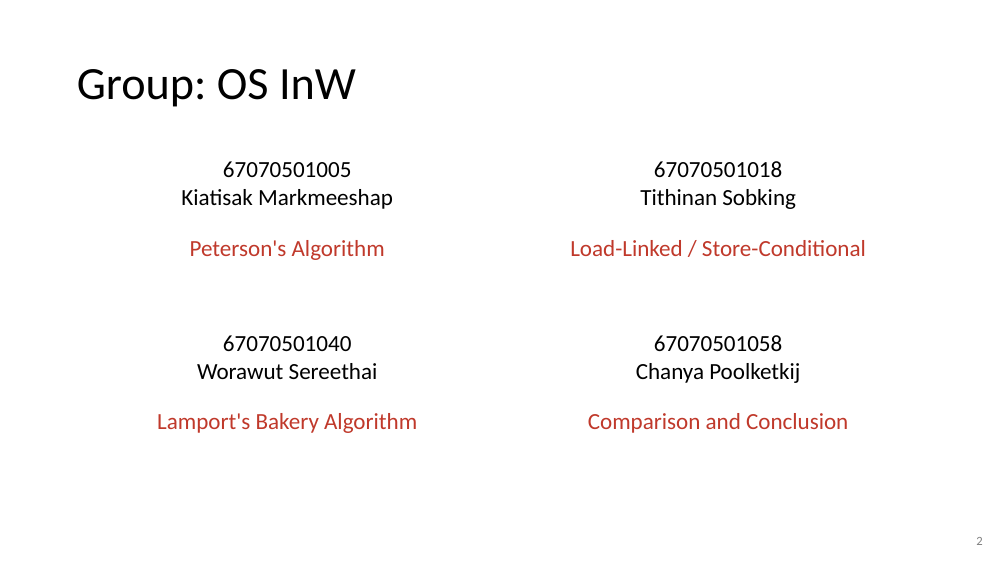
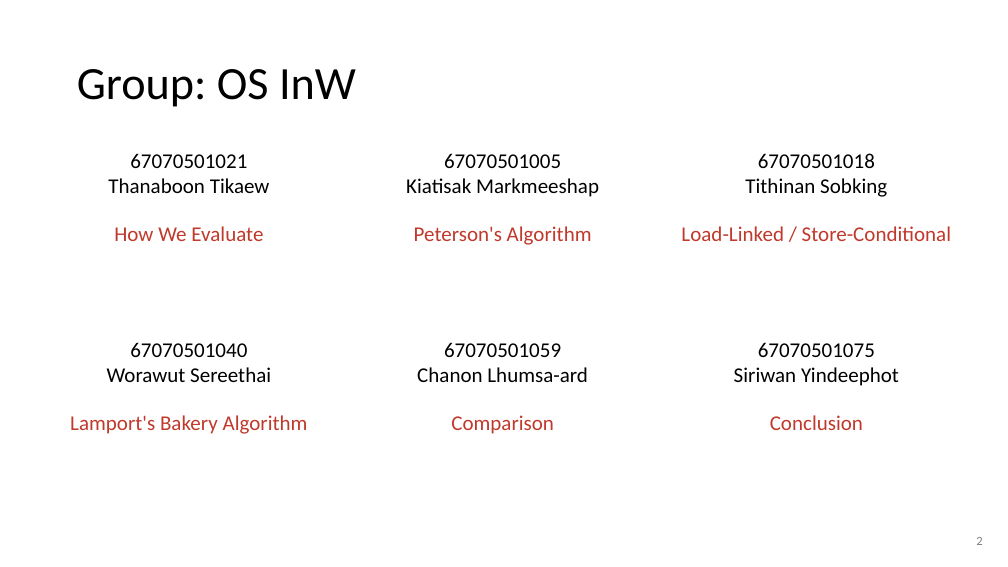
Before and after one commit to Kiatisakk/CPE333-OS, a slide deck: slide 2 of PS08/slides/PS08.pptx. Drawn at 1008x567 pixels with LibreOffice and Linux fonts; fonts in the diff are those of the drawing. Boxes give left, top, right and bottom in pixels: in the first picture for what was removed or moved away, otherwise in the second. Text is boxed around its words. In the diff, an @@ line names an element or a change of style, - is before the commit and + after.

```diff
--- a/PS08/slides/PS08.pptx
+++ b/PS08/slides/PS08.pptx
@@ size 22 to 20 pt in 3 elements at <box>681,153,951,241</box>, <box>70,342,308,434</box>, <box>406,153,599,245</box> @@
@@ text "67070501005": place and size @@
-text "67070501005" at <box>181,161,393,260</box>
+text "67070501005" at <box>406,153,599,245</box>
@@ text "67070501018": place and size @@
-text "67070501018" at <box>570,161,866,256</box>
+text "67070501018" at <box>681,153,951,241</box>
@@ text added at <box>108,153,270,241</box>, 20 pt, text #000000 @@
+67070501021
+Thanaboon Tikaew
+How We Evaluate
@@ text "67070501040": place and size @@
-text "67070501040" at <box>157,335,417,433</box>
+text "67070501040" at <box>70,342,308,434</box>
@@ text added at <box>417,342,588,434</box>, 20 pt, text #000000 @@
+67070501059
+Chanon Lhumsa-ard
+Comparison
@@ text removed at <box>588,335,848,433</box> @@
-67070501058
-Chanya Poolketkij
-Comparison and Conclusion
@@ text added at <box>734,342,899,430</box>, 20 pt, text #000000 @@
+67070501075
+Siriwan Yindeephot
+Conclusion
```
Also in this commit, not shown: 20 other slides changed, 3 slides added, 1 slide removed, 3 other files.
